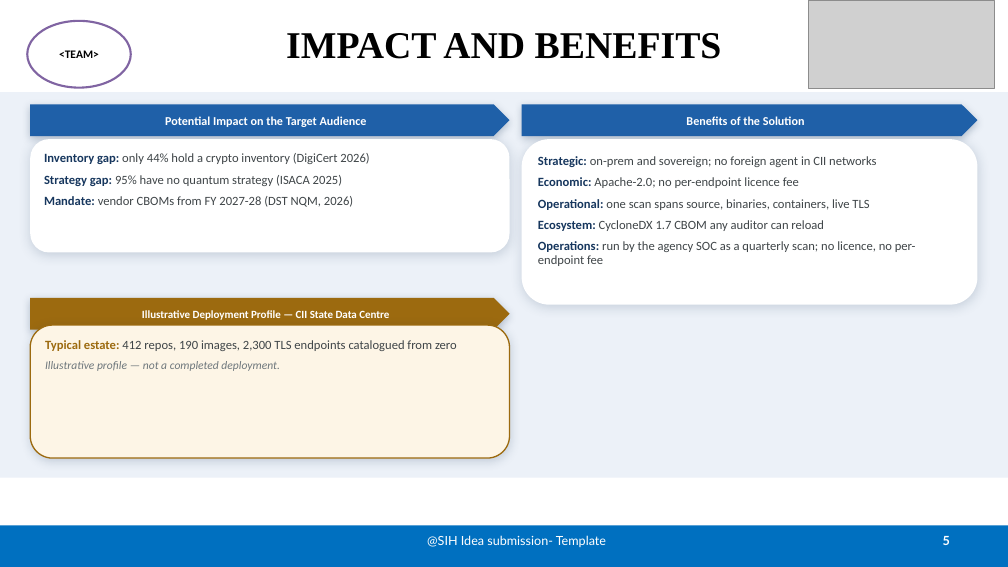
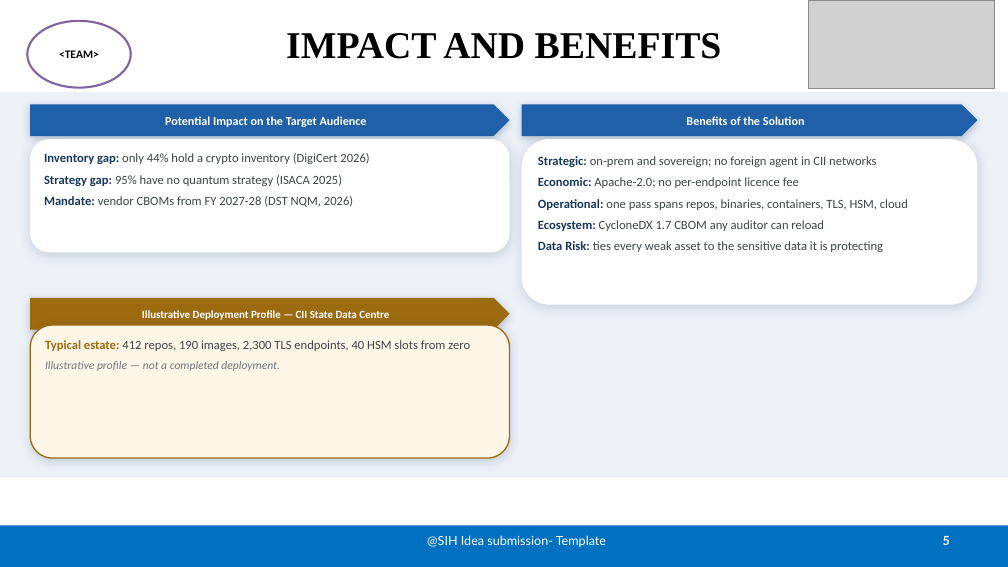
Before and after one commit to RohanExploit/q-darpan, a slide deck: slide 5 of deck/SIH2026_SIH26164_Q-DARPAN.pptx. Drawn at 1008x567 pixels with LibreOffice and Linux fonts; fonts in the diff are those of the drawing; grey boxes stand for pictures. Boxes give left, top, right and bottom in pixels: in the first picture for what was removed or moved away, otherwise in the second. Text is boxed around its words. In the diff, an @@ line names an element or a change of style, - is before the commit and + after.

```diff
--- a/deck/SIH2026_SIH26164_Q-DARPAN.pptx
+++ b/deck/SIH2026_SIH26164_Q-DARPAN.pptx
@@ text in rounded rectangle at [538, 199, 908, 210]: text changed @@
-Operational: one scan spans source, binaries, containers, live TLS
+Operational: one pass spans repos, binaries, containers, TLS, HSM, cloud
@@ text in rounded rectangle at [538, 241, 883, 252]: text changed @@
-Operations: run by the agency SOC as a quarterly scan; no licence, no per-endpoint fee
+Data Risk: ties every weak asset to the sensitive data it is protecting
@@ text in rounded rectangle at [45, 340, 470, 351]: text changed @@
-Typical estate: 412 repos, 190 images, 2,300 TLS endpoints catalogued from zero
+Typical estate: 412 repos, 190 images, 2,300 TLS endpoints, 40 HSM slots from zero
```
Also in this commit, not shown: 3 other slides changed.
